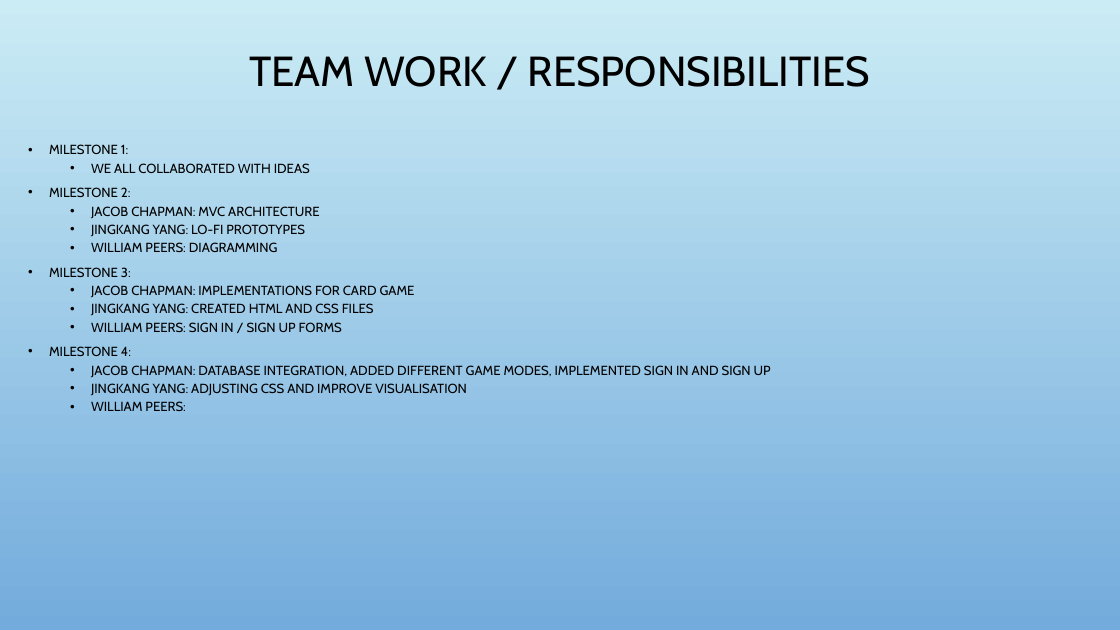
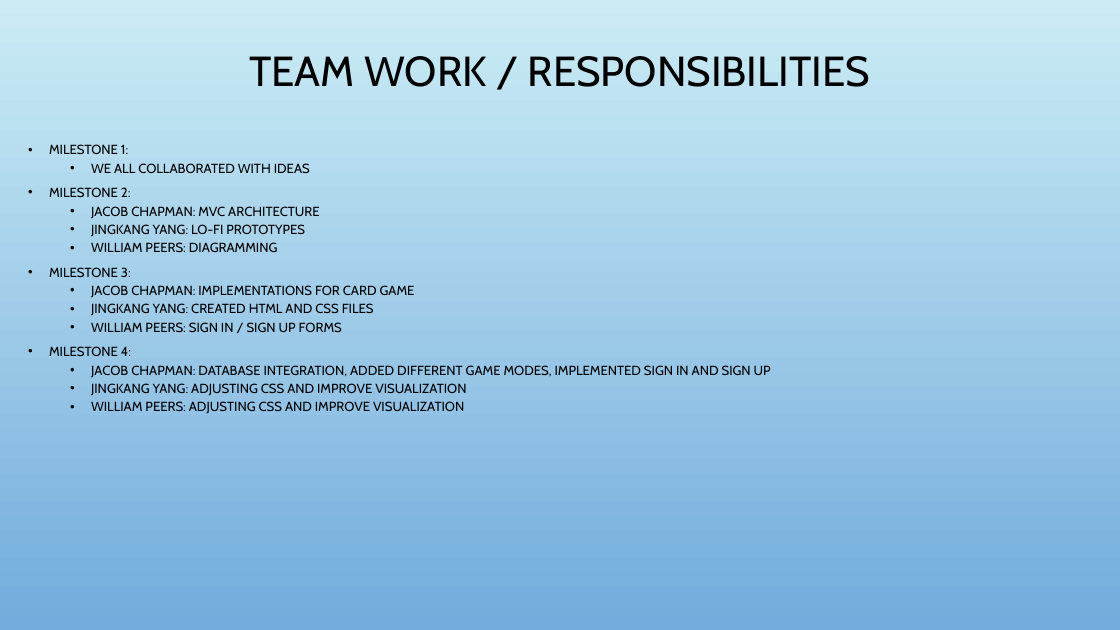
Before and after one commit to Jacobchapman99/ENSE-374-Group07-Project, a slide deck: slide 7 of Milestone4/Milestone 4.ppt. Drawn at 1120x630 pixels with LibreOffice and Linux fonts; fonts in the diff are those of the drawing; background and template pictures are left out. Boxes give left, top, right and bottom in pixels: in the first picture for what was removed or moved away, otherwise in the second. Text is boxed around its words. In the diff, an @@ line names an element or a change of style, - is before the commit and + after.

```diff
--- a/Milestone4/Milestone 4.ppt
+++ b/Milestone4/Milestone 4.ppt
@@ text at (91,383,466,413): text changed @@
-  • JINGKANG YANG: ADJUSTING CSS AND IMPROVE VISUALISATION
-  • WILLIAM PEERS:
+  • JINGKANG YANG: ADJUSTING CSS AND IMPROVE VISUALIZATION
+  • WILLIAM PEERS: ADJUSTING CSS AND IMPROVE VISUALIZATION
```
Also in this commit, not shown: 3 other slides changed.
